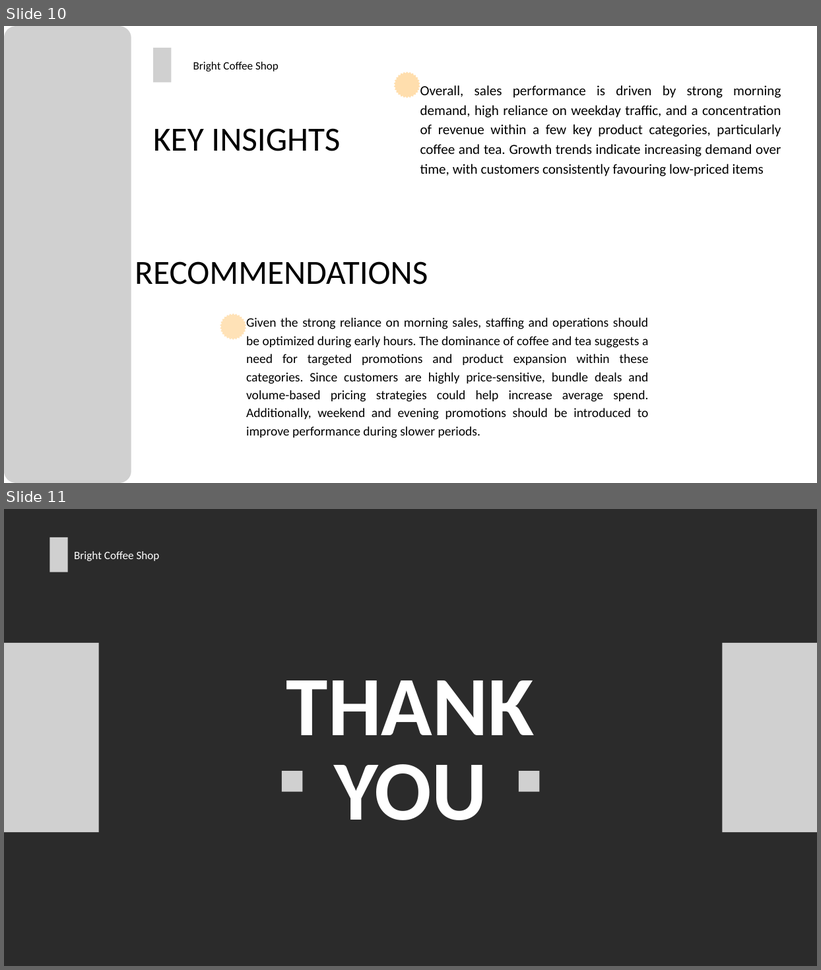
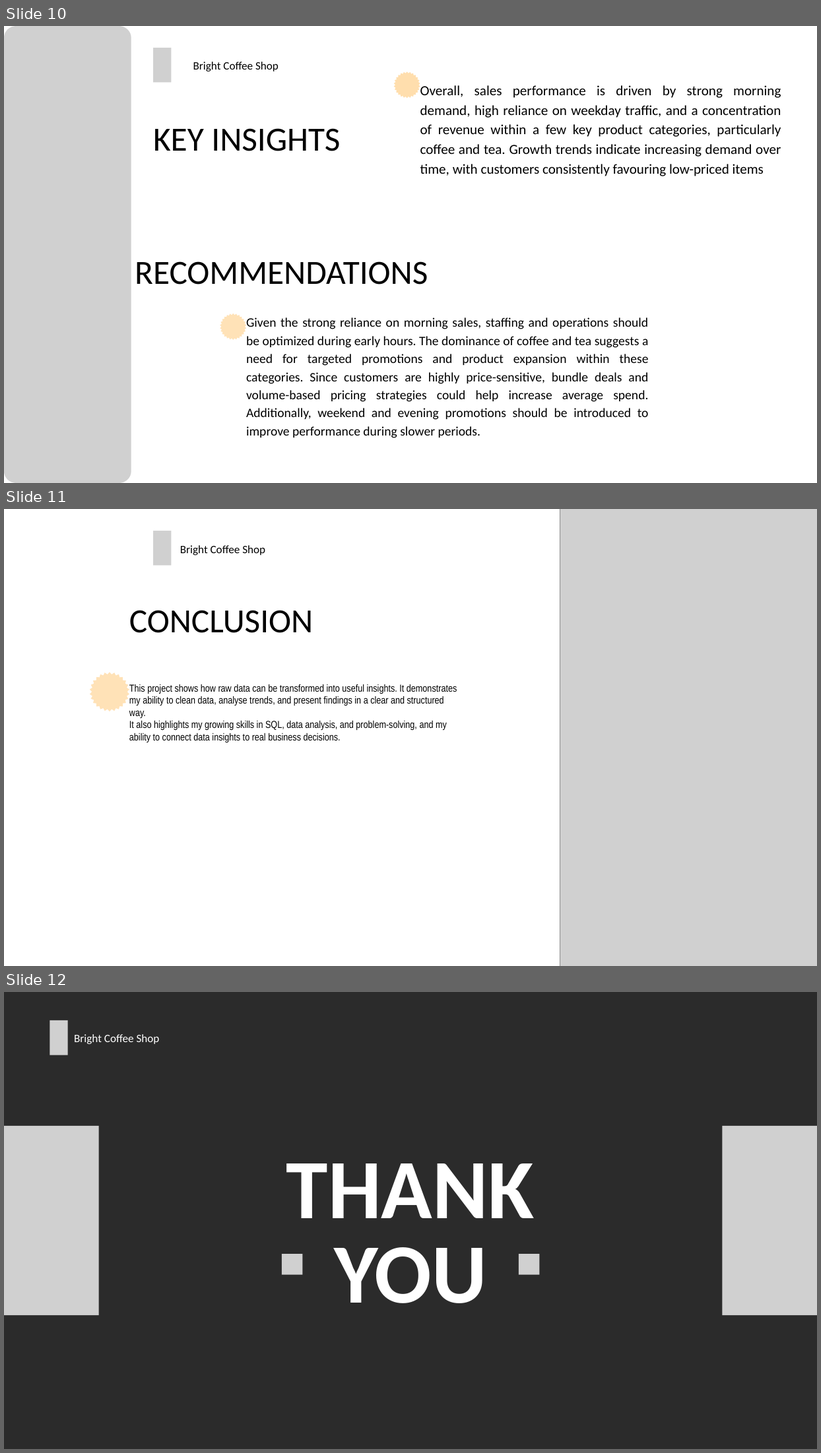
Before and after one commit to Vhonani-AI/Bright-Coffee-Shop-Sales-Analysis, a slide deck: 4. Data Presentation/Bright Coffee Shop (.pptx. Shown one above the other, each under a label of ours: slides 10 and 11 before the commit, slides 10, 11 and 12 after it. The pictures are 821x970 and 821x1453 pixels, drawn with LibreOffice and Linux fonts; fonts in the diff are those of the drawing; grey boxes stand for pictures; background and template pictures are left out; a plain dark background stands for a picture behind light text. Boxes give left, top, right and bottom in pixels: in the first picture for what was removed or moved away, otherwise in the second. Text is boxed around its words. In the diff, an @@ line names an element or a change of style, - is before the commit and + after.

```diff
--- a/4. Data Presentation/Bright Coffee Shop (.pptx
+++ b/4. Data Presentation/Bright Coffee Shop (.pptx
@@ slide 11 added at (4,509,817,966), background picture (left out) @@
@@ picture added at (560,509,817,966) @@
@@ picture added at (153,531,171,565) @@
@@ text added at (180,545,265,555), 20 pt, text #000000 @@
+Bright Coffee Shop
@@ text added at (129,610,313,633), 60 pt, text #000000 @@
+CONCLUSION
@@ freeform shape added at (90,672,129,712), fill #FFBD59 at 43% opacity @@
@@ text added at (129,684,457,743), 18 pt, text #000000 @@
+This project shows how raw data can be transformed into useful insights. It demonstrates my ability to clean data, analyse trends, and present findings in a clear and structured way.
+It also highlights my growing skills in SQL, data analysis, and problem-solving, and my ability to connect data insights to real business decisions.
@@ what was slide 11 is now slide 12 @@
```
Also in this commit, not shown: 4 slides changed.
